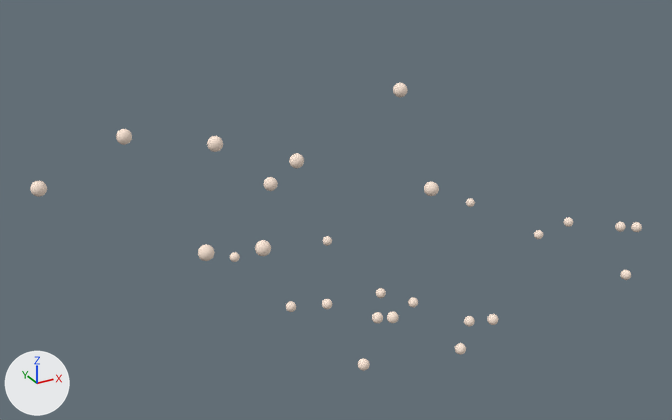
The glTF model chillzone/dist/content/intro_environment.gltf, before and after one commit.
One viewpoint serves both versions: a camera (50 mm lens) standing at (-91.9, -102.0, 90.1) and looking at (1.4, 67.8, 5.2). Arrows for +X, +Y and +Z are at lower left; the lights stay in place.

Objects in the first picture: 'Spheres', 'Spheres.001', 'Spheres.002'.
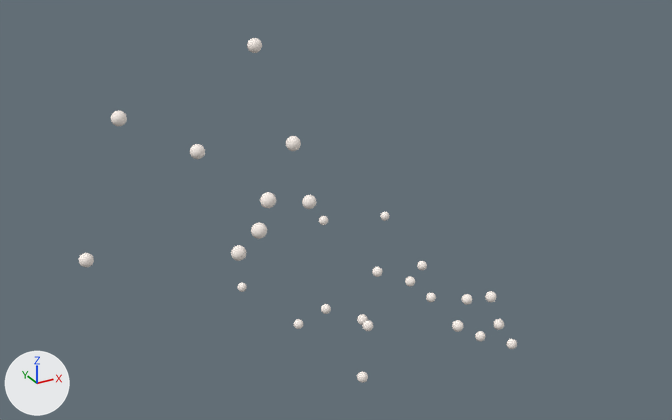
What changed in the scene script:
```text
Change ob_spheres:
    ob_spheres.location: (-4.0, 12.0, 0.8) -> (-4.9, 12.0, 5.8)
Change ob_spheres_001:
    ob_spheres_001.location: (35.0, 12.0, 5.8) -> (7.1, 15.2, 1.0)
    ob_spheres_001.rotation_euler: (0.0, -0.898, 0.0) -> (0.0, 1.161, 0.0)  # degrees (0, -51, 0) -> degrees (0, 67, 0)
Change ob_spheres_002:
    ob_spheres_002.location: (-24.0, 12.0, 3.8) -> (-18.5, 21.6, -6.1)
    ob_spheres_002.rotation_euler: (0.0, -0.44, 0.0) -> (0.0, -1.05, 0.0)  # degrees (0, -25, 0) -> degrees (0, -60, 0)
```

Boxes (x1, y1, x2, y2) around the edits, measured in the pictures (672 x 420 px):
'Spheres', moved
    before: (116, 129, 498, 355)
    after: (111, 110, 496, 332)
'Spheres.002', moved, turned
    before: (30, 136, 399, 371)
    after: (79, 144, 373, 383)
'Spheres.001', moved, turned
    before: (263, 83, 642, 280)
    after: (247, 38, 517, 349)
